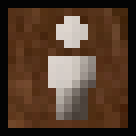
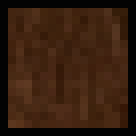
Revision of a layered w=136, h=136 image; what changed, layer by layer:
hid "Boton perosna" over [48, 16, 96, 120]
